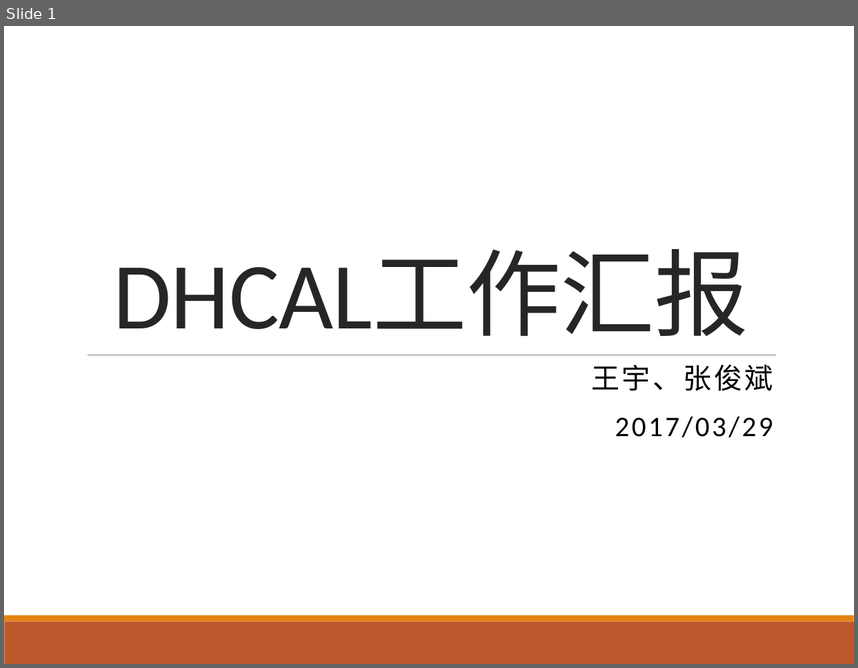
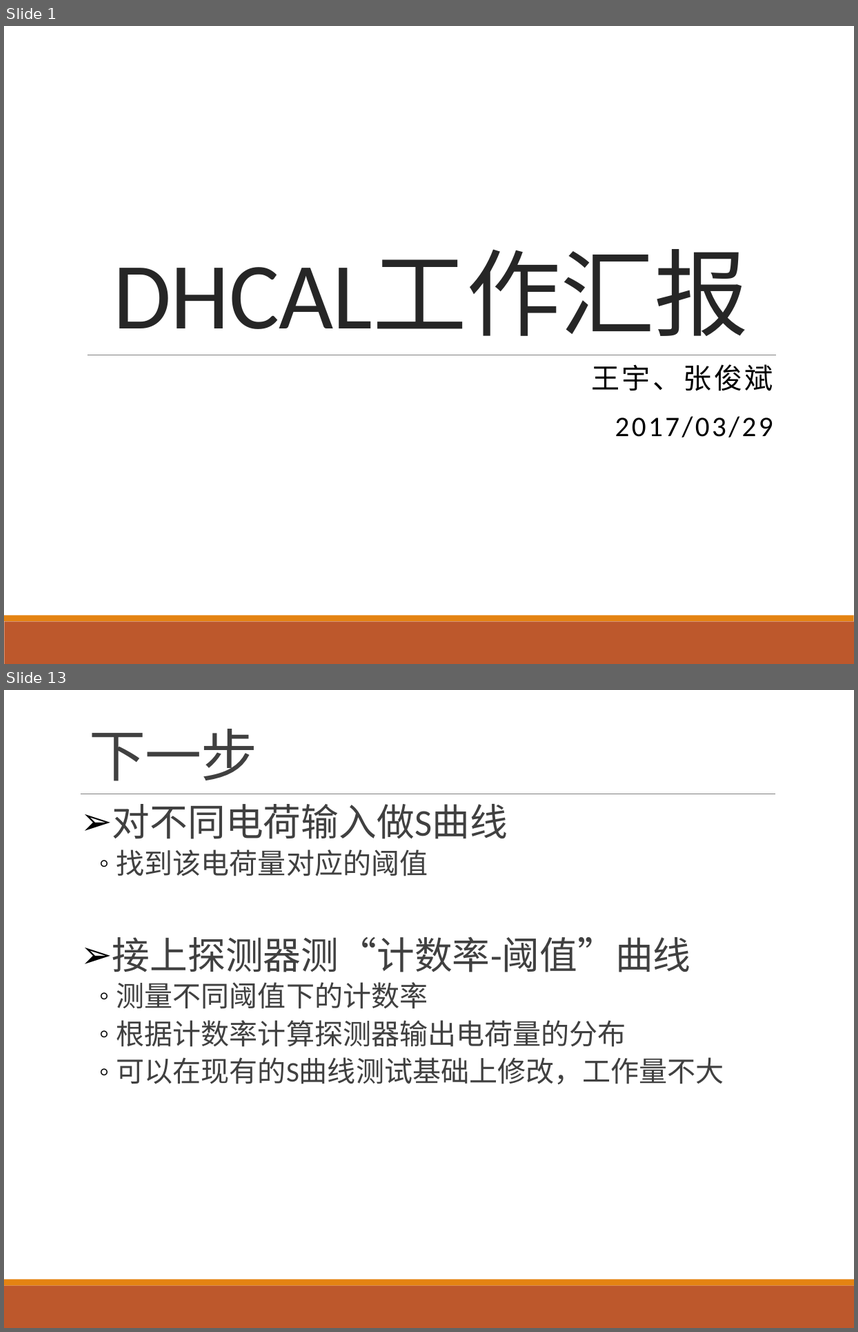
Before and after one commit to wyu0725/SDHCAL_DAQ, a slide deck: Slides/SDHCAL_20170329.pptx. Shown one above the other, each under a label of ours: slide 1 before the commit, slides 1 and 13 after it; the slides between them are not shown. The pictures are 858x668 and 858x1332 pixels, drawn with LibreOffice and Linux fonts; fonts in the diff are those of the drawing. Boxes give left, top, right and bottom in pixels: in the first picture for what was removed or moved away, otherwise in the second. Text is boxed around its words. In the diff, an @@ line names an element or a change of style, - is before the commit and + after.

```diff
--- a/Slides/SDHCAL_20170329.pptx
+++ b/Slides/SDHCAL_20170329.pptx
@@ slide 13 added at [4,690,854,1328], background #FFFFFF; not listed: 2 template elements that a slide beside it also shows @@
@@ title added at [89,729,258,781], 48 pt, text #404040 @@
+下一步
@@ line added from (81, 793) to (775, 793), #808080 0.5 pt @@
@@ text added at [112,804,724,1084], 24 pt, text #404040 @@
+➢ 对不同电荷输入做S曲线
+  ◦ 找到该电荷量对应的阈值
+➢ 接上探测器测“计数率-阈值”曲线
+  ◦ 测量不同阈值下的计数率
+  ◦ 根据计数率计算探测器输出电荷量的分布
+  ◦ 可以在现有的S曲线测试基础上修改，工作量不大
```
Also in this commit, not shown: 12 other slides added, 1 slide removed, 6 other files.
